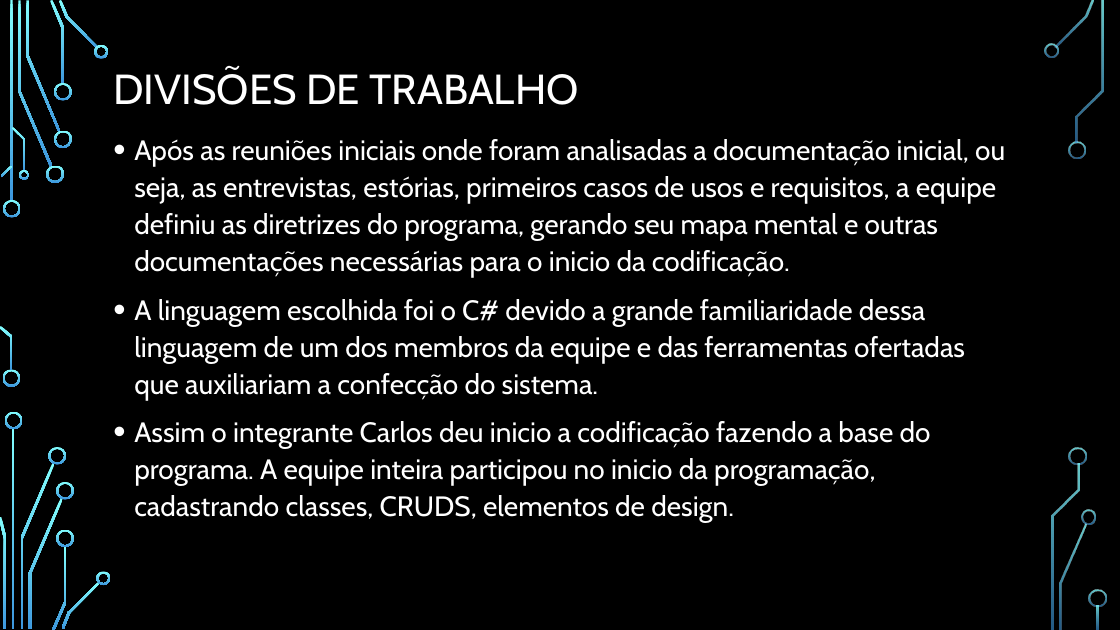
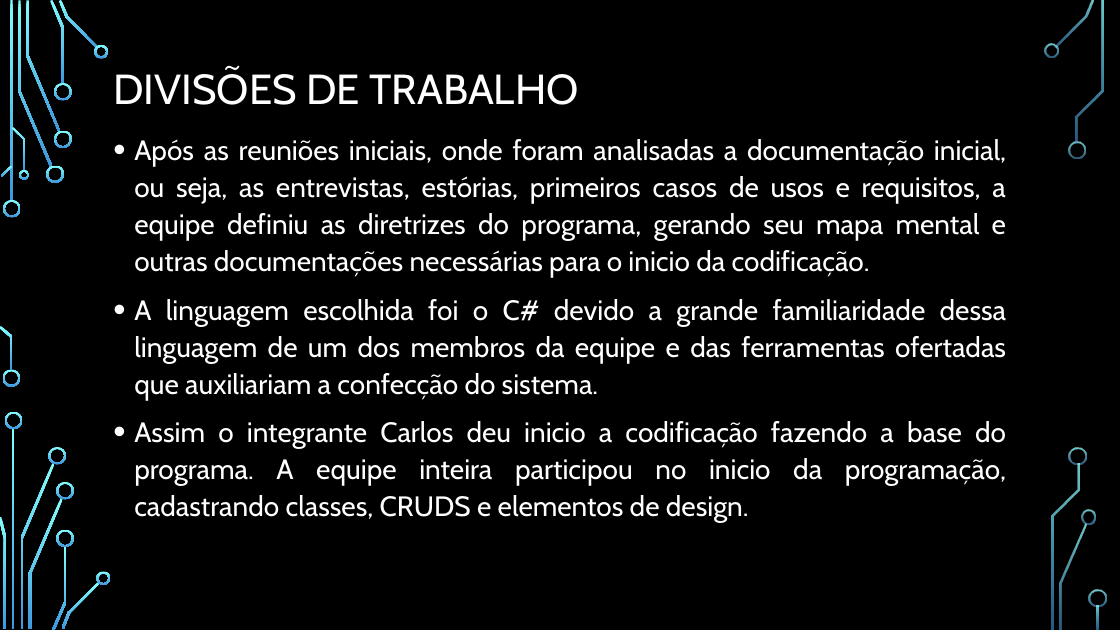
Before and after one commit to chav1985/GerenciamentoBovinos, a slide deck: slide 7 of GerenciamentoBovinos/Documentação/Apresentação/SISTEMA DE GERENCIAMENTO DE BOVINOS.pptx. Drawn at 1120x630 pixels with LibreOffice and Linux fonts; fonts in the diff are those of the drawing; background and template pictures are left out. Boxes give left, top, right and bottom in pixels: in the first picture for what was removed or moved away, otherwise in the second. Text is boxed around its words. In the diff, an @@ line names an element or a change of style, - is before the commit and + after.

Commit message:
Documentação Final

```diff
--- a/GerenciamentoBovinos/Documentação/Apresentação/SISTEMA DE GERENCIAMENTO DE BOVINOS.pptx
+++ b/GerenciamentoBovinos/Documentação/Apresentação/SISTEMA DE GERENCIAMENTO DE BOVINOS.pptx
@@ text at bbox=[134, 139, 1006, 278]: text changed @@
-• Após as reuniões iniciais onde foram analisadas a documentação inicial, ou seja, as entrevistas, estórias, primeiros casos de usos e requisitos, a equipe definiu as diretrizes do programa, gerando seu mapa mental e outras documentações necessárias para o inicio da codificação.
+• Após as reuniões iniciais, onde foram analisadas a documentação inicial, ou seja, as entrevistas, estórias, primeiros casos de usos e requisitos, a equipe definiu as diretrizes do programa, gerando seu mapa mental e outras documentações necessárias para o inicio da codificação.
@@ text at bbox=[134, 299, 1006, 400]: alignment left to justified @@
@@ text at bbox=[134, 421, 1006, 523]: text changed @@
-• Assim o integrante Carlos deu inicio a codificação fazendo a base do programa. A equipe inteira participou no inicio da programação, cadastrando classes, CRUDS, elementos de design.
+• Assim o integrante Carlos deu inicio a codificação fazendo a base do programa. A equipe inteira participou no inicio da programação, cadastrando classes, CRUDS e elementos de design.
```
Also in this commit, not shown: 1 other slide changed, 2 slides added, 2 other files.
